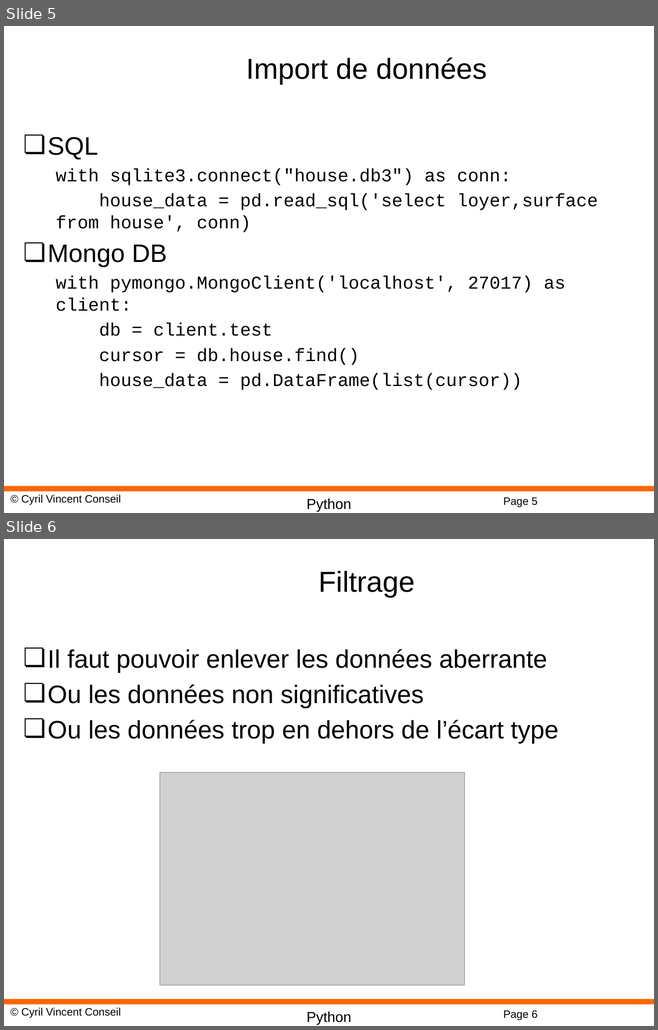
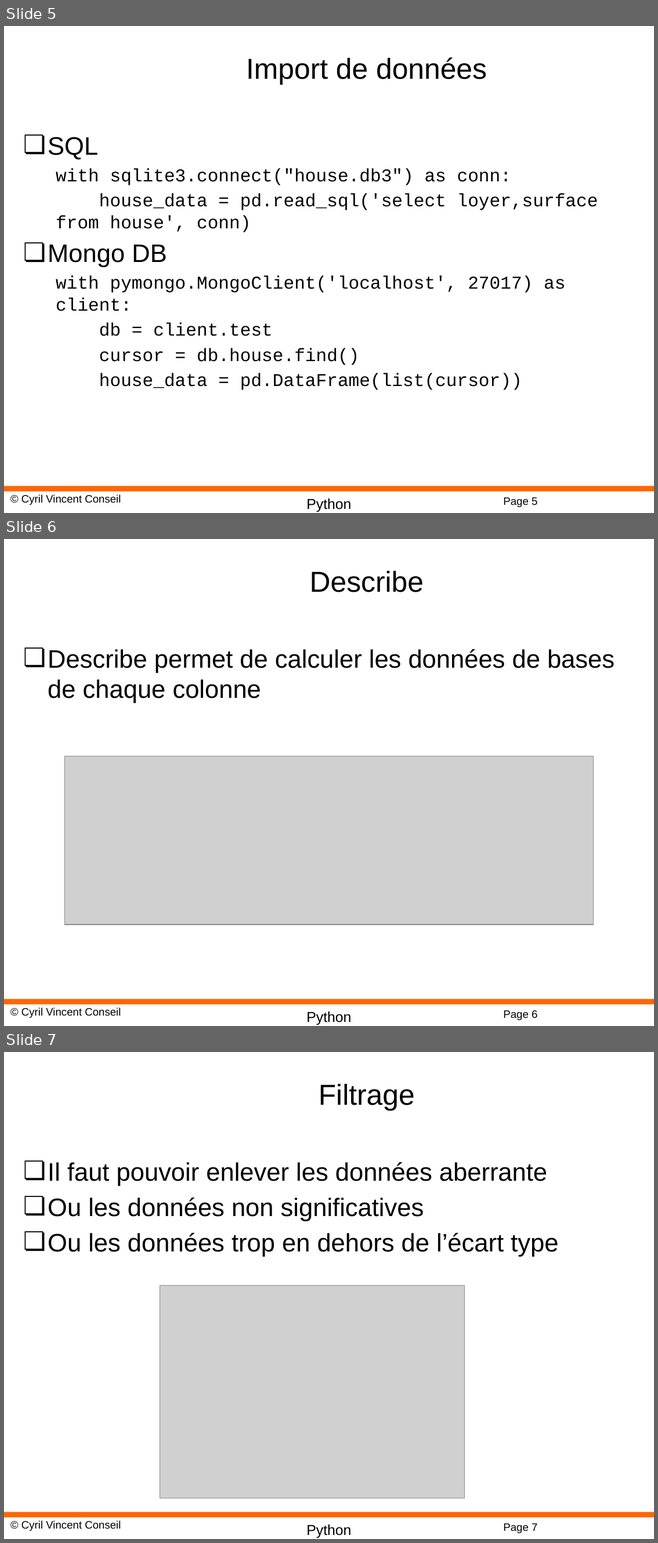
Before and after one commit to cyrilvincent/math, a slide deck: ppt/PythonMath11-Pandas.pptx. Shown one above the other, each under a label of ours: slides 5 and 6 before the commit, slides 5, 6 and 7 after it. The pictures are 658x1030 and 658x1543 pixels, drawn with LibreOffice and Linux fonts; fonts in the diff are those of the drawing; grey boxes stand for pictures; background and template pictures are left out. Boxes give left, top, right and bottom in pixels: in the first picture for what was removed or moved away, otherwise in the second. Text is boxed around its words. In the diff, an @@ line names an element or a change of style, - is before the commit and + after.

```diff
--- a/ppt/PythonMath11-Pandas.pptx
+++ b/ppt/PythonMath11-Pandas.pptx
@@ slide 6 added at (x1=4, y1=539, x2=654, y2=1026), background #FFFFFF; not listed: 4 template elements that a slide beside it also shows @@
@@ title added at (x1=310, y1=571, x2=423, y2=592), 32 pt, text #000000 @@
+Describe
@@ text added at (x1=48, y1=649, x2=614, y2=703), 28 pt, text #000000 @@
+❏ Describe permet de calculer les données de bases de chaque colonne
@@ picture added at (x1=64, y1=756, x2=593, y2=924) @@
@@ what was slide 6 is now slide 7 @@
@@ page number at (x1=503, y1=1524, x2=537, y2=1533): text changed @@
-Page 6
+Page 7
```
Also in this commit, not shown: 22 other files.
